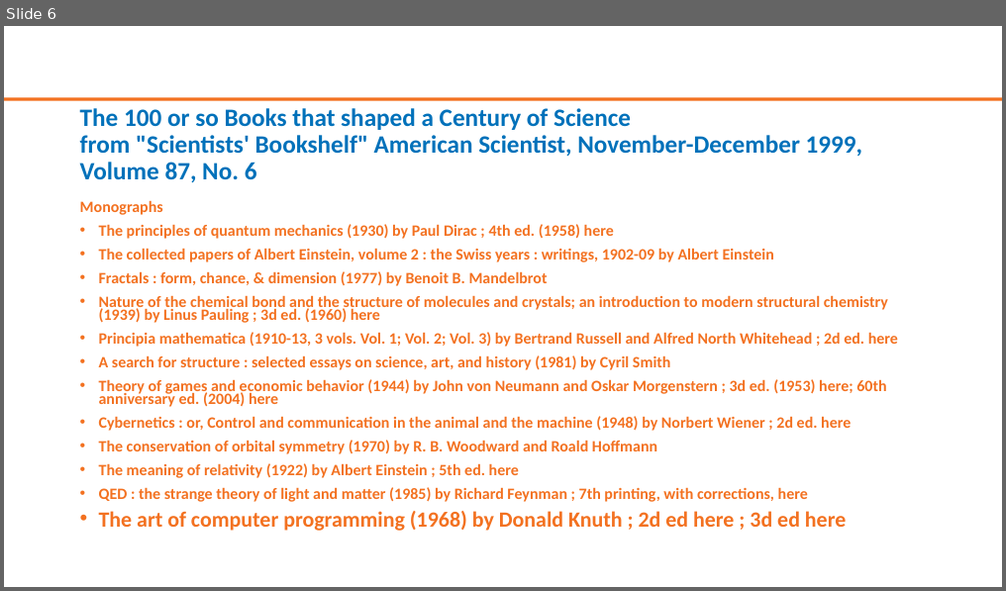
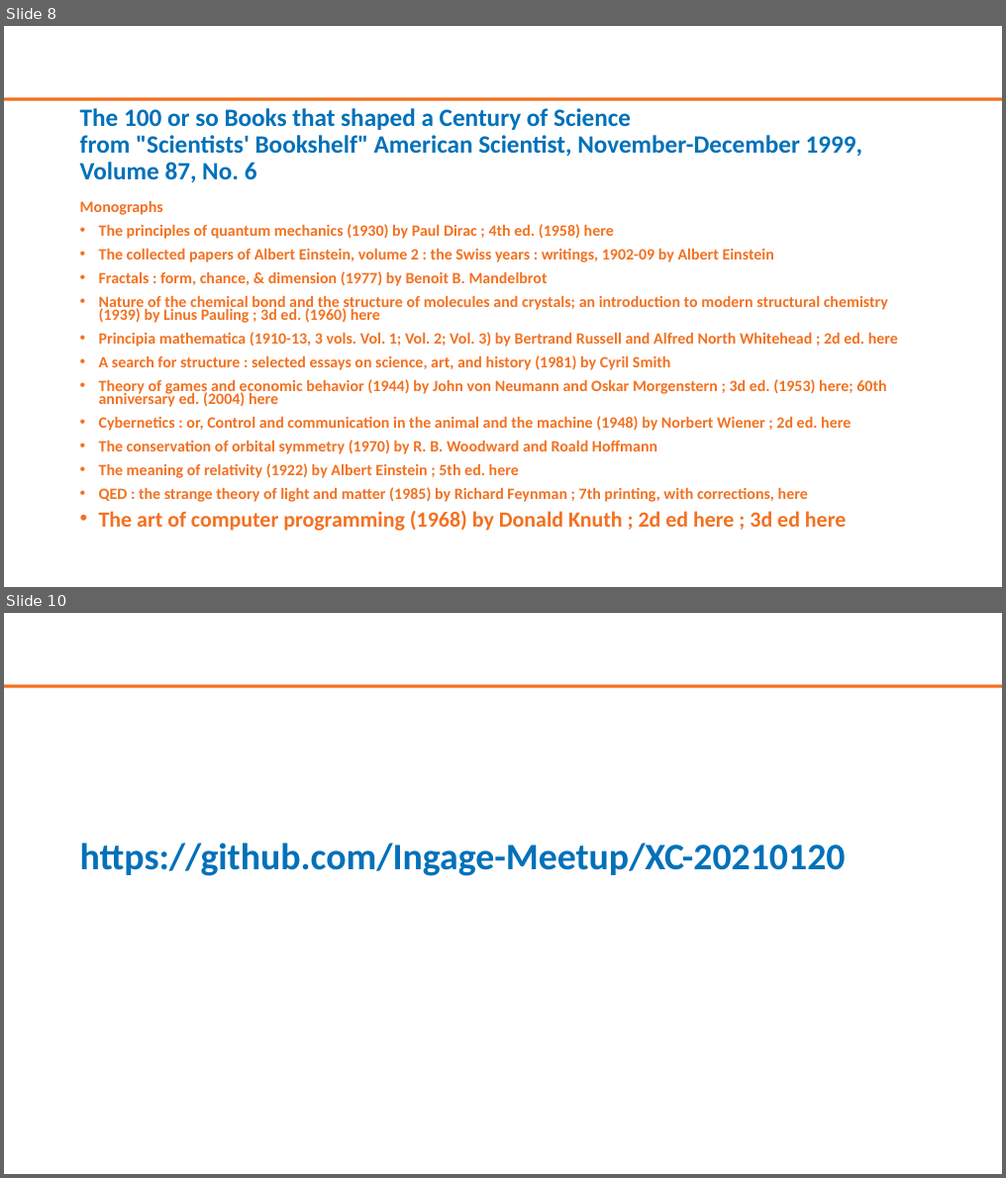
Before and after one commit to Ingage-Meetup/XC-20210120, a slide deck: slides.pptx. Shown one above the other, each under a label of ours: slide 6 before the commit, slides 8 and 10 after it; the slides between them are not shown. The pictures are 1006x591 and 1006x1178 pixels, drawn with LibreOffice and Linux fonts; fonts in the diff are those of the drawing; background and template pictures are left out. Boxes give left, top, right and bottom in pixels: in the first picture for what was removed or moved away, otherwise in the second. Text is boxed around its words. In the diff, an @@ line names an element or a change of style, - is before the commit and + after.

```diff
--- a/slides.pptx
+++ b/slides.pptx
@@ slide 10 added at bbox=[4, 613, 1002, 1174], background #FFFFFF; not listed: 1 template element that a slide beside it also shows @@
@@ title added at bbox=[80, 843, 846, 876], 36 pt, text #0071BA, bold @@
+https://github.com/Ingage-Meetup/XC-20210120
@@ what was slide 6 is now slide 8 @@
```
Also in this commit, not shown: 2 slides changed, 4 other slides added, 5 slides removed.
